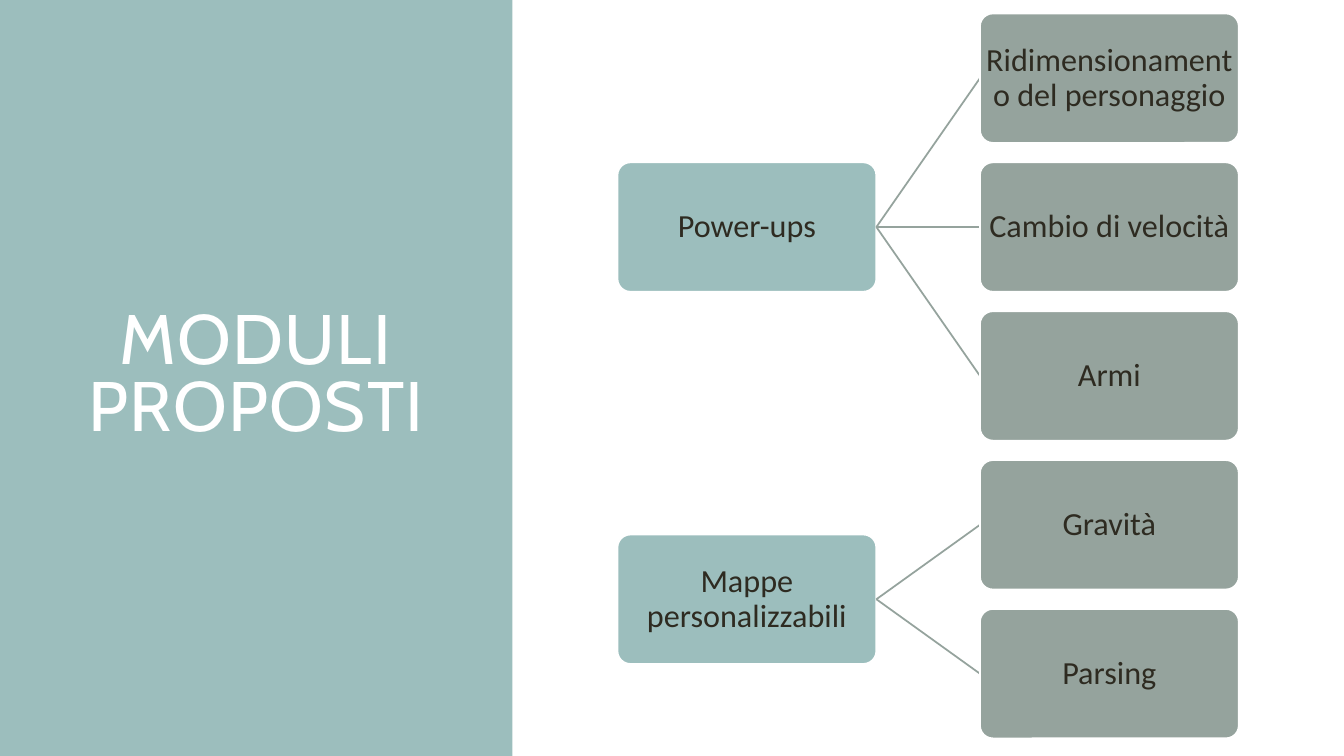
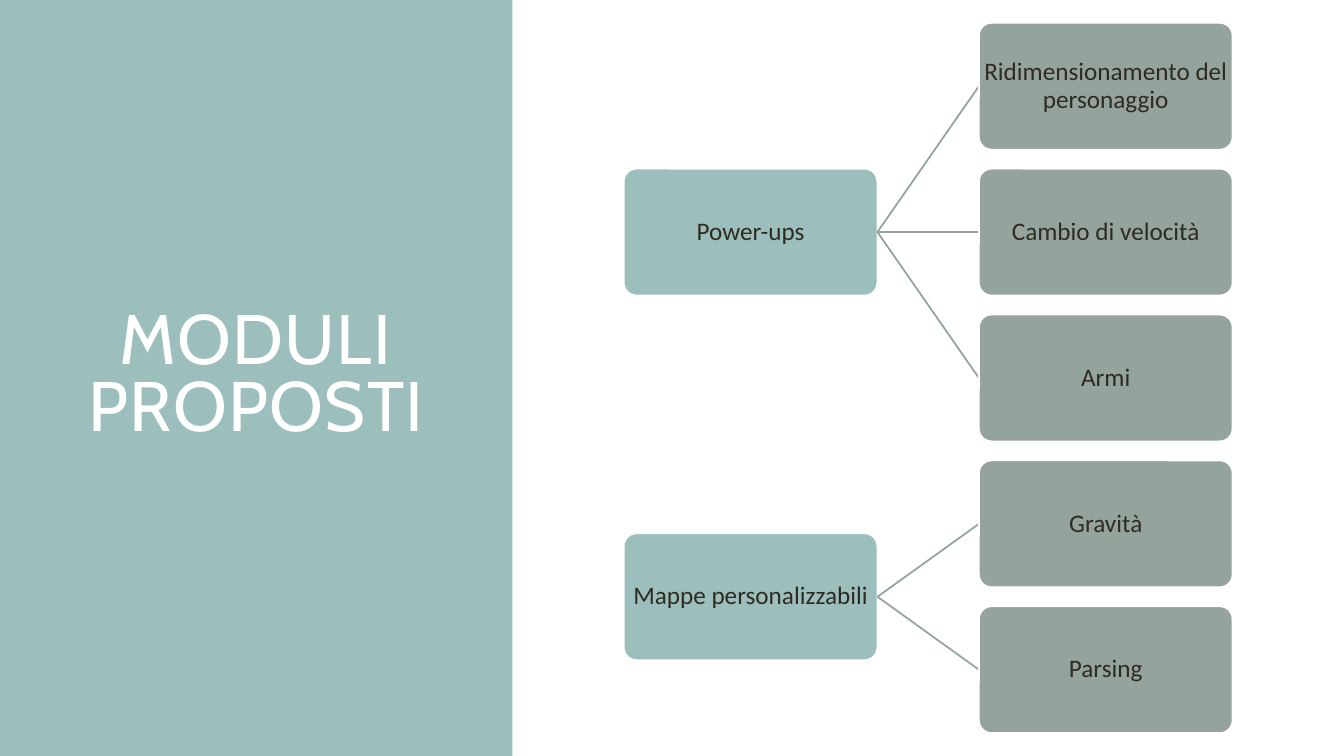
Before and after one commit to mirkoalicastro/outta-my-circle, a slide deck: slide 7 of Pitch/PITCH.pptx. Drawn at 1344x756 pixels with LibreOffice and Linux fonts; fonts in the diff are those of the drawing. Boxes give left, top, right and bottom in pixels: in the first picture for what was removed or moved away, otherwise in the second. Text is boxed around its words. In the diff, an @@ line names an element or a change of style, - is before the commit and + after.

```diff
--- a/Pitch/PITCH.pptx
+++ b/Pitch/PITCH.pptx
@@ rounded rectangle: place and size @@
-rounded rectangle at (980,13,1239,142)
+rounded rectangle at (979,23,1233,150)
@@ size 23 to 18 pt; less space between paragraphs in 7 elements at (1081,369,1130,386), (1069,515,1142,532), (633,586,868,608), (1012,222,1199,240), (1069,660,1143,681), (697,224,805,244), (984,62,1227,112) @@
@@ text "Ridimensionamento del personaggio": place and size @@
-text "Ridimensionamento del personaggio" at (1017,83,1225,112)
+text "Ridimensionamento del personaggio" at (984,62,1227,112)
@@ 3 freeform shapes: place and size @@
-3 freeform shapes at (875,78,982,377)
+3 freeform shapes at (876,85,981,380)
@@ rounded rectangle: place and size @@
-rounded rectangle at (618,162,877,291)
+rounded rectangle at (624,168,878,295)
@@ text "Power-ups": place and size @@
-text "Power-ups" at (678,216,816,242)
+text "Power-ups" at (697,224,805,244)
@@ rounded rectangle: place and size @@
-rounded rectangle at (980,162,1239,291)
+rounded rectangle at (979,168,1233,295)
@@ rounded rectangle: place and size @@
-rounded rectangle at (980,312,1239,441)
+rounded rectangle at (979,315,1233,442)
@@ rounded rectangle: place and size @@
-rounded rectangle at (980,460,1239,589)
+rounded rectangle at (979,461,1233,588)
@@ rounded rectangle: place and size @@
-rounded rectangle at (618,534,877,663)
+rounded rectangle at (624,533,878,660)
@@ text "Mappe personalizzabili": place and size @@
-text "Mappe personalizzabili" at (647,571,847,632)
+text "Mappe personalizzabili" at (633,586,868,608)
@@ freeform shape at (877,522,981,599): outline redrawn @@
@@ freeform shape: place and size @@
-freeform shape at (876,598,982,676)
+freeform shape at (877,595,981,671)
@@ rounded rectangle: place and size @@
-rounded rectangle at (980,609,1239,738)
+rounded rectangle at (979,606,1233,733)
```
Also in this commit, not shown: 2 other slides changed.
